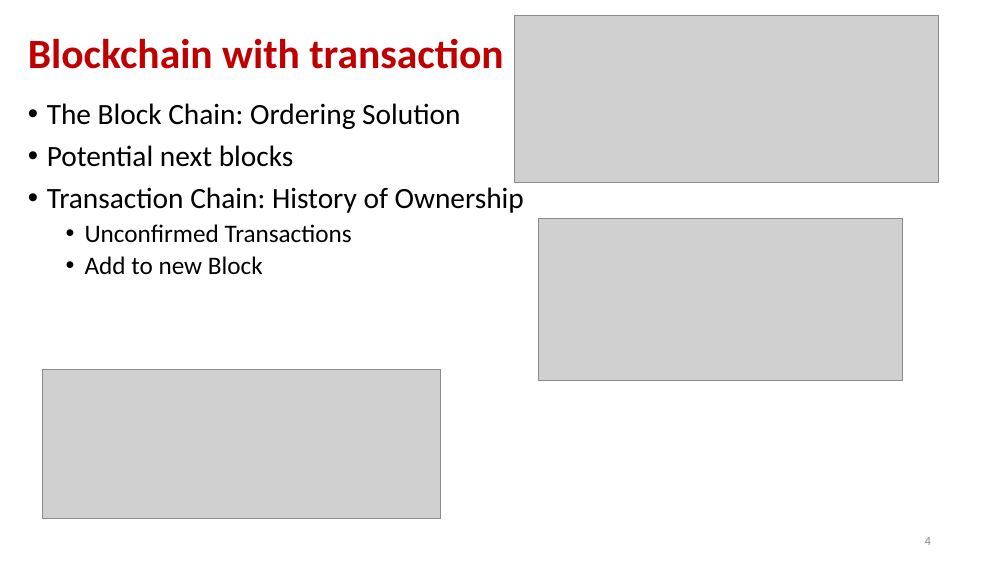
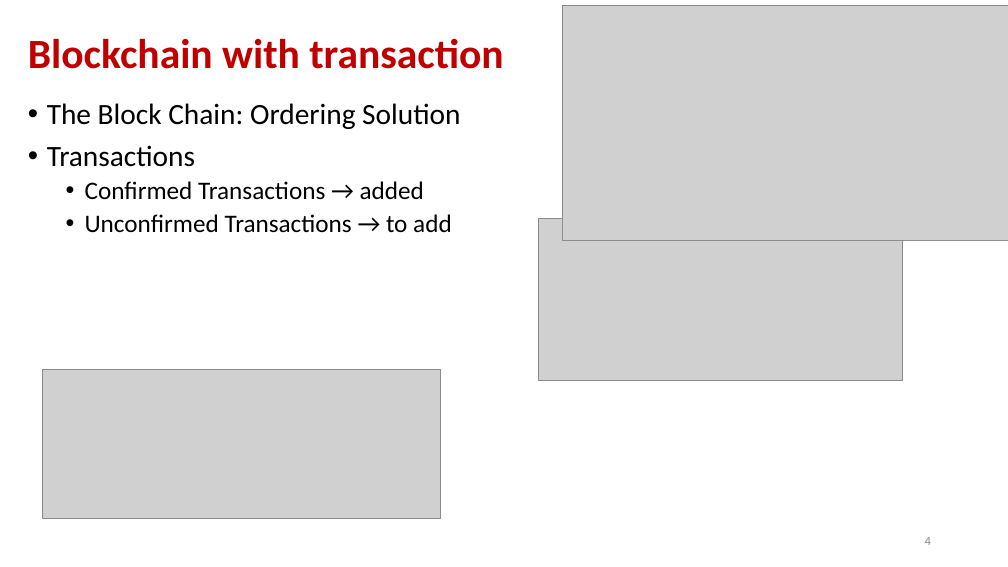
Before and after one commit to andyplusplus/blockchain, a slide deck: slide 4 of how_bitcoin_works/How_02_Mining_blocks_blockchain.pptx. Drawn at 1008x567 pixels with LibreOffice and Linux fonts; fonts in the diff are those of the drawing; grey boxes stand for pictures. Boxes give left, top, right and bottom in pixels: in the first picture for what was removed or moved away, otherwise in the second. Text is boxed around its words. In the diff, an @@ line names an element or a change of style, - is before the commit and + after.

```diff
--- a/how_bitcoin_works/How_02_Mining_blocks_blockchain.pptx
+++ b/how_bitcoin_works/How_02_Mining_blocks_blockchain.pptx
@@ picture removed at (514,15,938,182) @@
@@ picture added at (563,5,1008,240) @@
@@ text at (47,145,452,233): text changed; size 28 to 24 pt @@
-• Potential next blocks
-• Transaction Chain: History of Ownership
-  • Unconfirmed Transactions
-  • Add to new Block
+• Transactions
+  • Confirmed Transactions → added
+  • Unconfirmed Transactions → to add
```
Also in this commit, not shown: 3 other slides changed, 7 other files.
